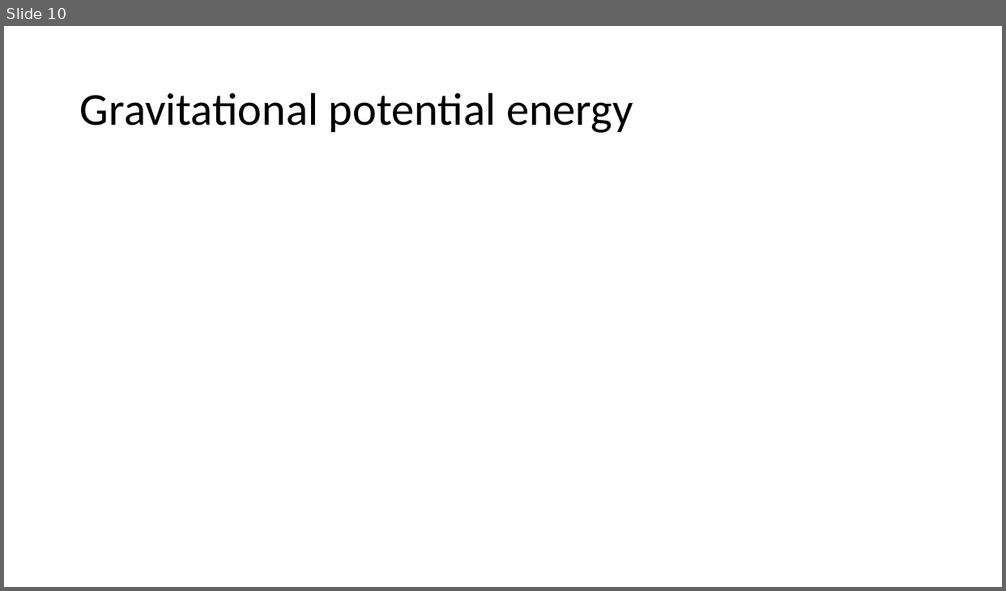
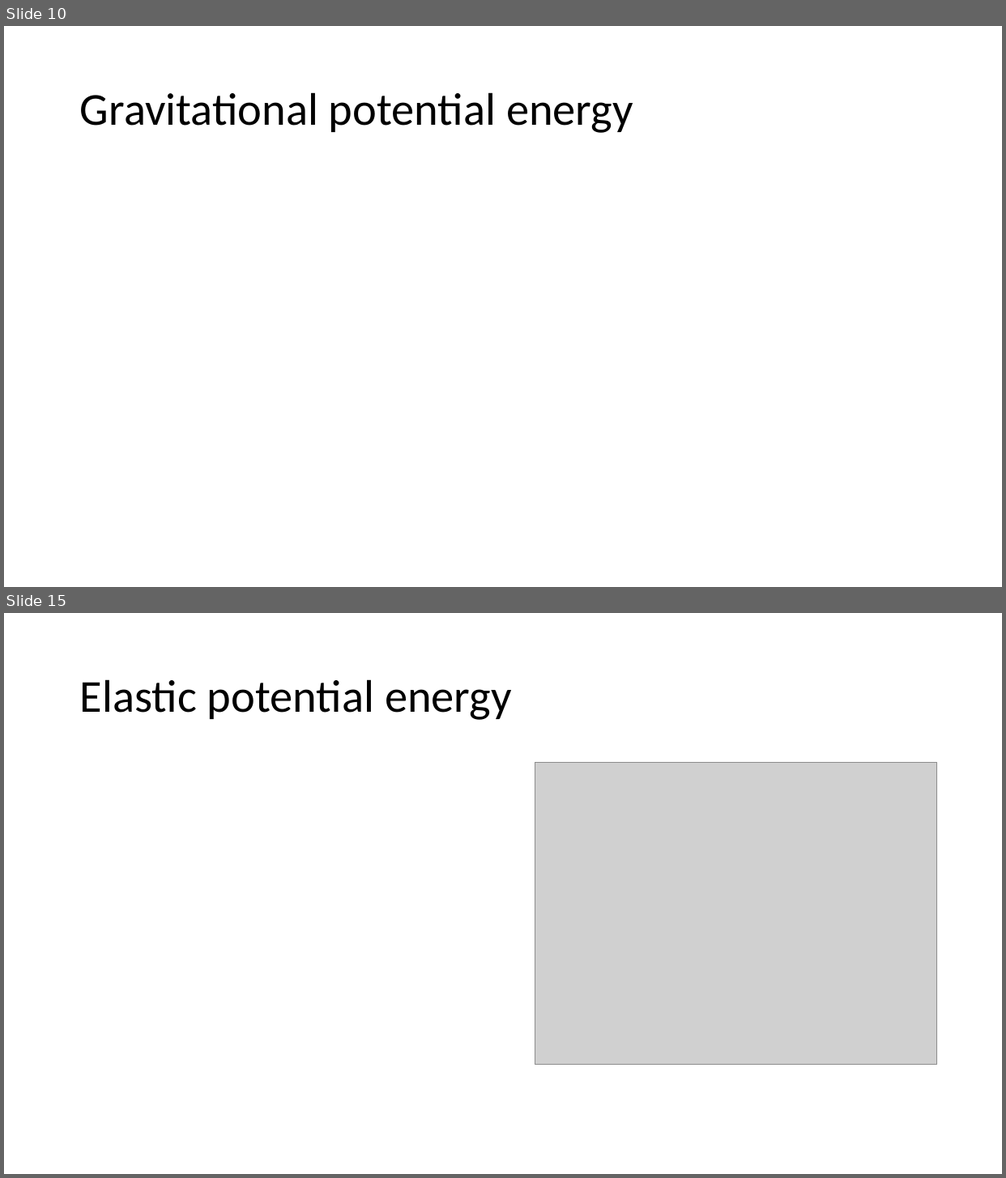
Before and after one commit to acsabai/acsabai.github.io, a slide deck: classes/Physics9ab/downloads/energy.pptx. Shown one above the other, each under a label of ours: slide 10 before the commit, slides 10 and 15 after it; the slides between them are not shown. The pictures are 1006x591 and 1006x1178 pixels, drawn with LibreOffice and Linux fonts; fonts in the diff are those of the drawing; grey boxes stand for pictures. Boxes give left, top, right and bottom in pixels: in the first picture for what was removed or moved away, otherwise in the second. Text is boxed around its words. In the diff, an @@ line names an element or a change of style, - is before the commit and + after.

```diff
--- a/classes/Physics9ab/downloads/energy.pptx
+++ b/classes/Physics9ab/downloads/energy.pptx
@@ slide 15 added at (4, 613, 1002, 1174), background #FFFFFF @@
@@ title added at (80, 679, 512, 720), 44 pt, text #000000 @@
+Elastic potential energy
@@ picture added at (535, 763, 937, 1065) @@
```
Also in this commit, not shown: 8 other slides added.
